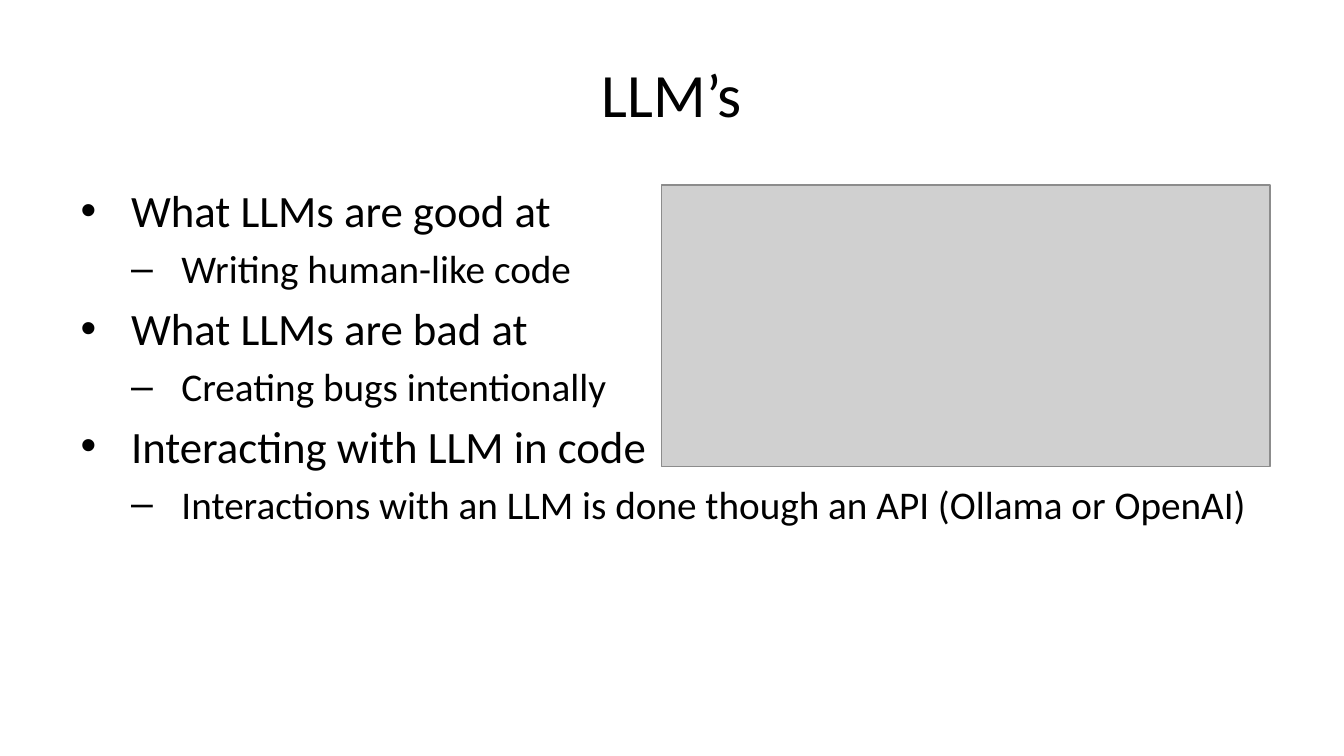
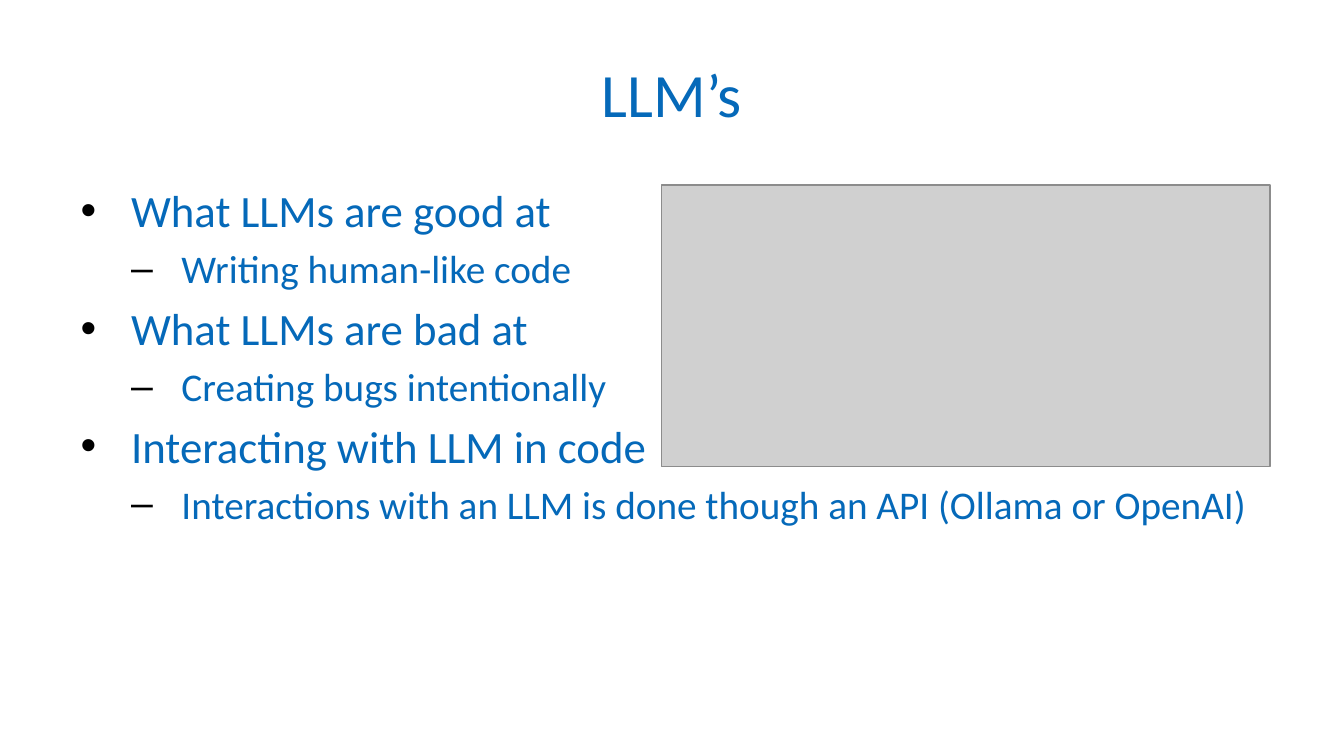
Before and after one commit to Patrick941/MAIProject, a slide deck: slide 3 of Presentation/presentation.odp. Drawn at 1344x756 pixels with LibreOffice and Linux fonts; fonts in the diff are those of the drawing; grey boxes stand for pictures; background and template pictures are left out. Boxes give left, top, right and bottom in pixels: in the first picture for what was removed or moved away, otherwise in the second. Text is boxed around its words. In the diff, an @@ line names an element or a change of style, - is before the commit and + after.

```diff
--- a/Presentation/presentation.odp
+++ b/Presentation/presentation.odp
@@ title "LLM’s" at (x1=602, y1=74, x2=742, y2=118): text colour #000000 to #0569B9 @@
@@ text "What LLMs are good at" at (x1=131, y1=196, x2=1246, y2=526): text colour #000000 to #0569B9 @@
```
Also in this commit, not shown: 12 other slides changed.
